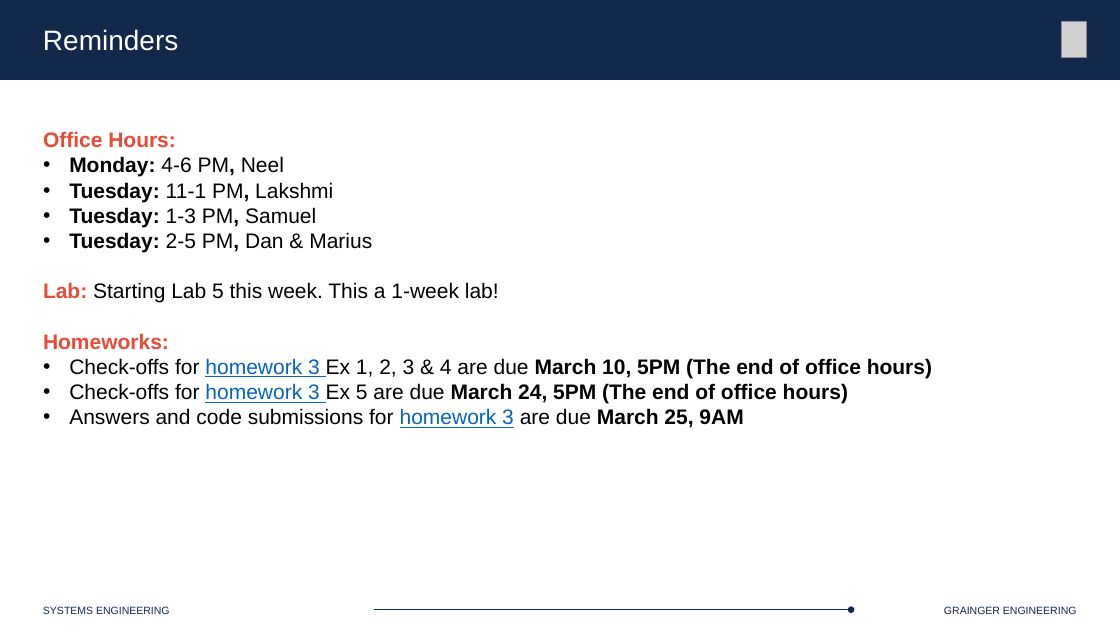
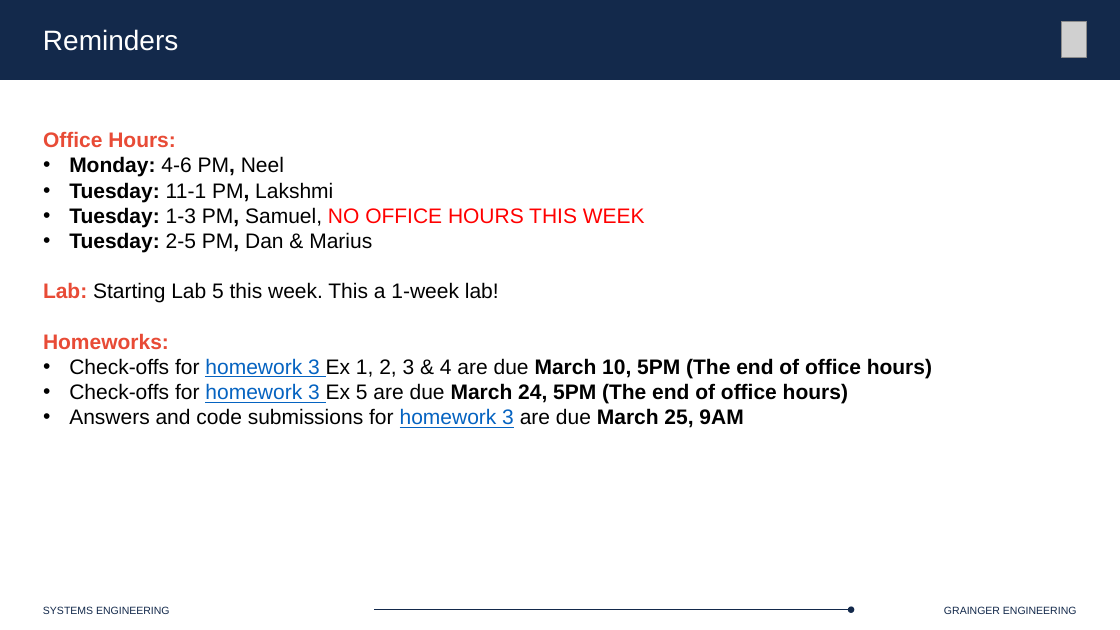
Before and after one commit to Marius-Juston/SE-423---Class-Material, a slide deck: slide 3 of Lectures/Slides/L14.pptx. Drawn at 1120x630 pixels with LibreOffice and Linux fonts; fonts in the diff are those of the drawing; grey boxes stand for pictures. Boxes give left, top, right and bottom in pixels: in the first picture for what was removed or moved away, otherwise in the second. Text is boxed around its words. In the diff, an @@ line names an element or a change of style, - is before the commit and + after.

Commit message:
updated the slides for Sam's office hours commitement

```diff
--- a/Lectures/Slides/L14.pptx
+++ b/Lectures/Slides/L14.pptx
@@ text at [69, 207, 645, 227]: text changed @@
-• Tuesday: 1-3 PM, Samuel
+• Tuesday: 1-3 PM, Samuel, NO OFFICE HOURS THIS WEEK
```
